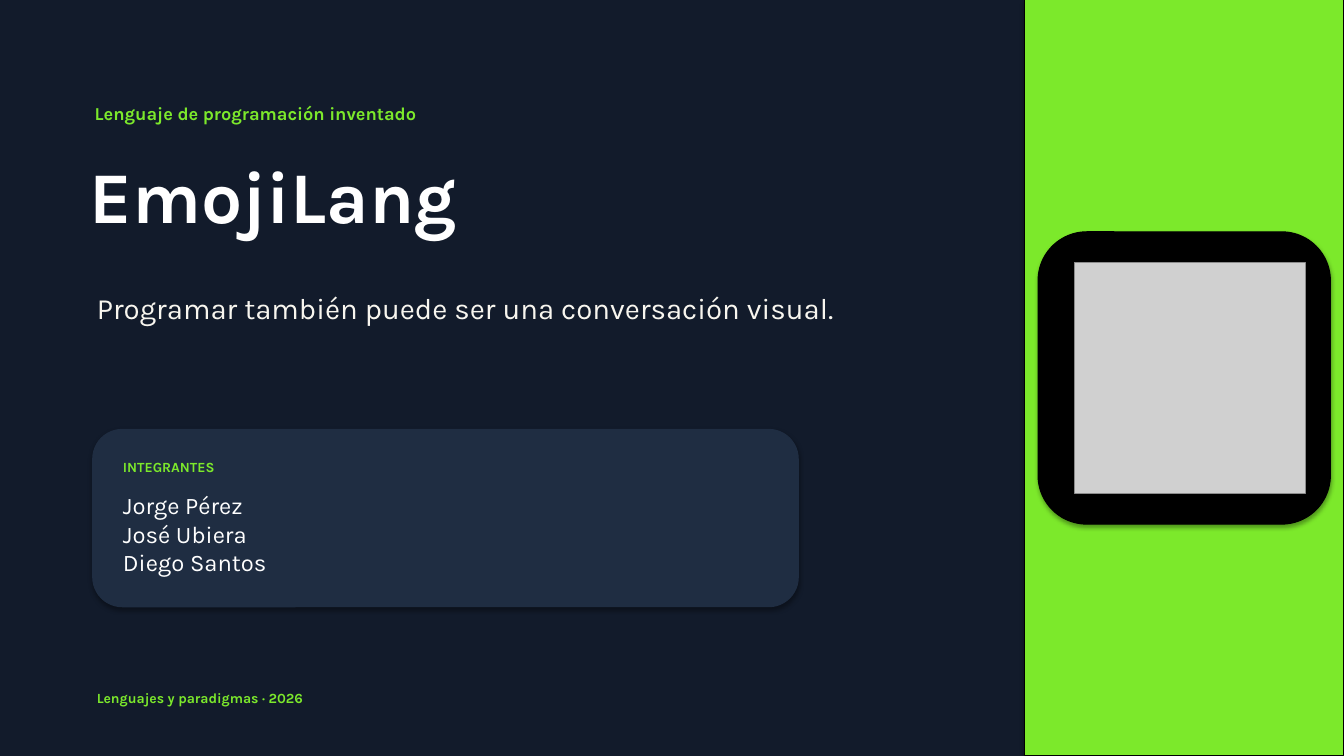
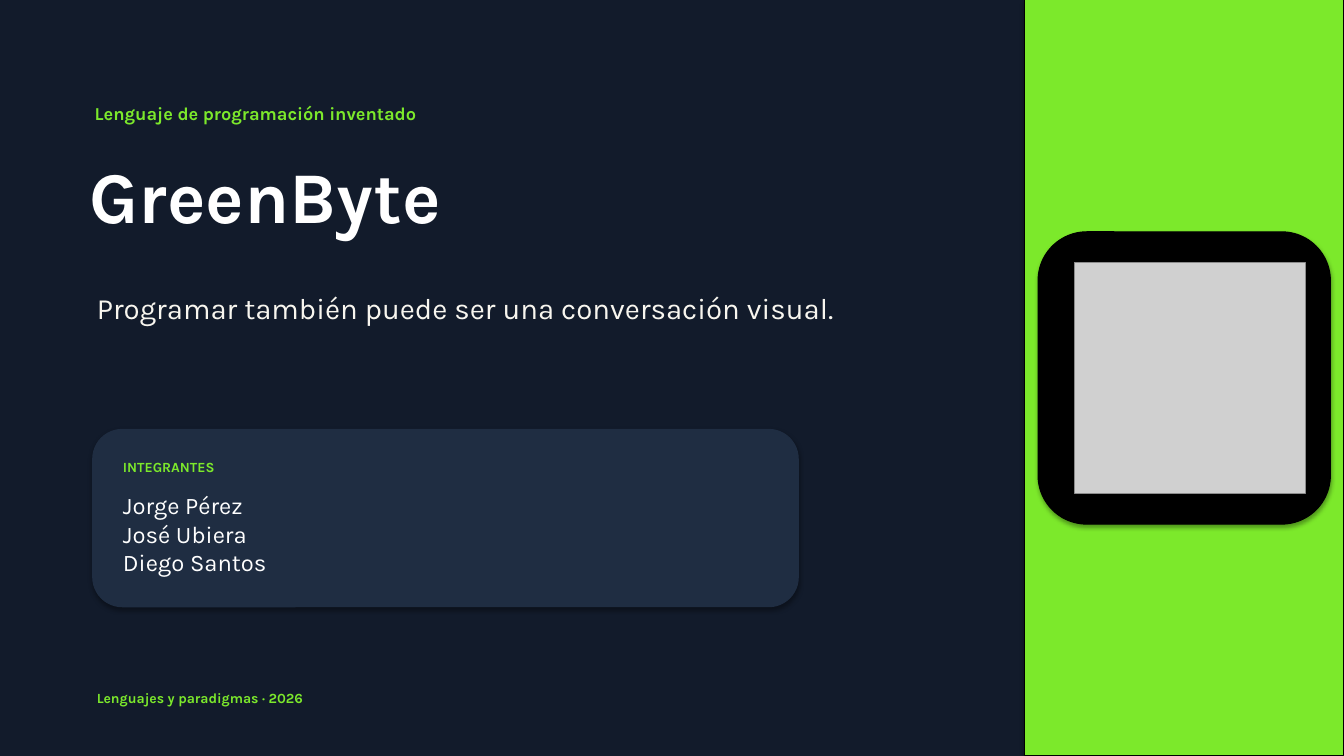
Before and after one commit to JOSEROB25/LYP-2026, a slide deck: slide 1 of Presentacion_EmojiLang.pptx. Drawn at 1344x756 pixels with LibreOffice and Linux fonts; fonts in the diff are those of the drawing; grey boxes stand for pictures. Boxes give left, top, right and bottom in pixels: in the first picture for what was removed or moved away, otherwise in the second. Text is boxed around its words. In the diff, an @@ line names an element or a change of style, - is before the commit and + after.

```diff
--- a/Presentacion_EmojiLang.pptx
+++ b/Presentacion_EmojiLang.pptx
@@ text at box(90, 175, 441, 241): text changed @@
-EmojiLang
+GreenByte
```
Also in this commit, not shown: 4 other slides changed.
